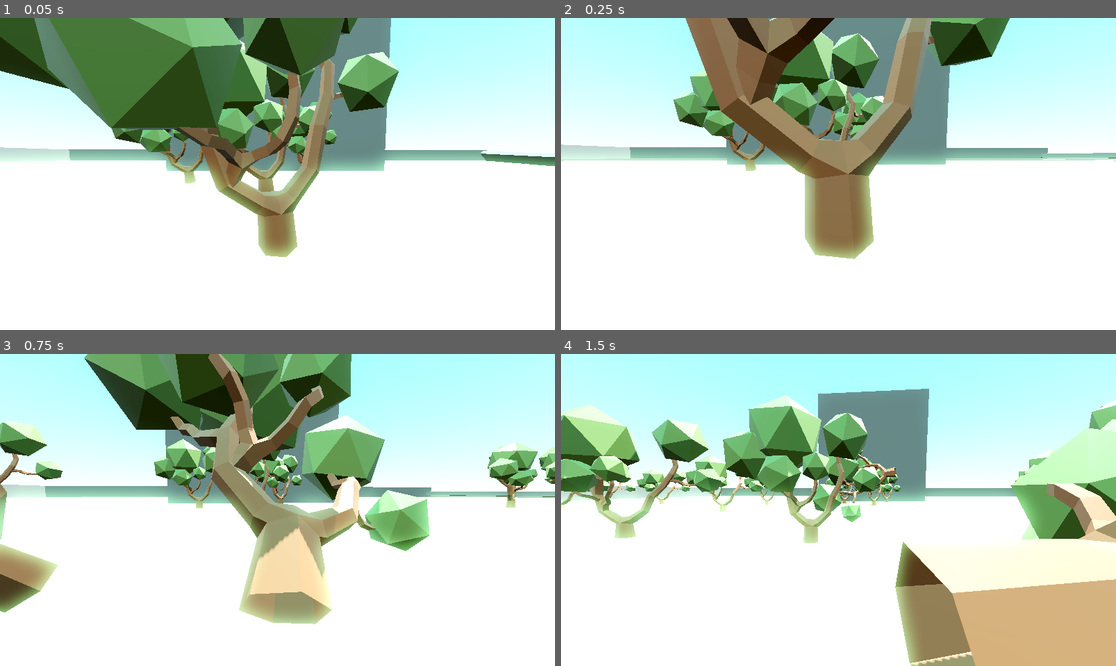
Above: before the commit, frames 1-4 (two rows, left to right).
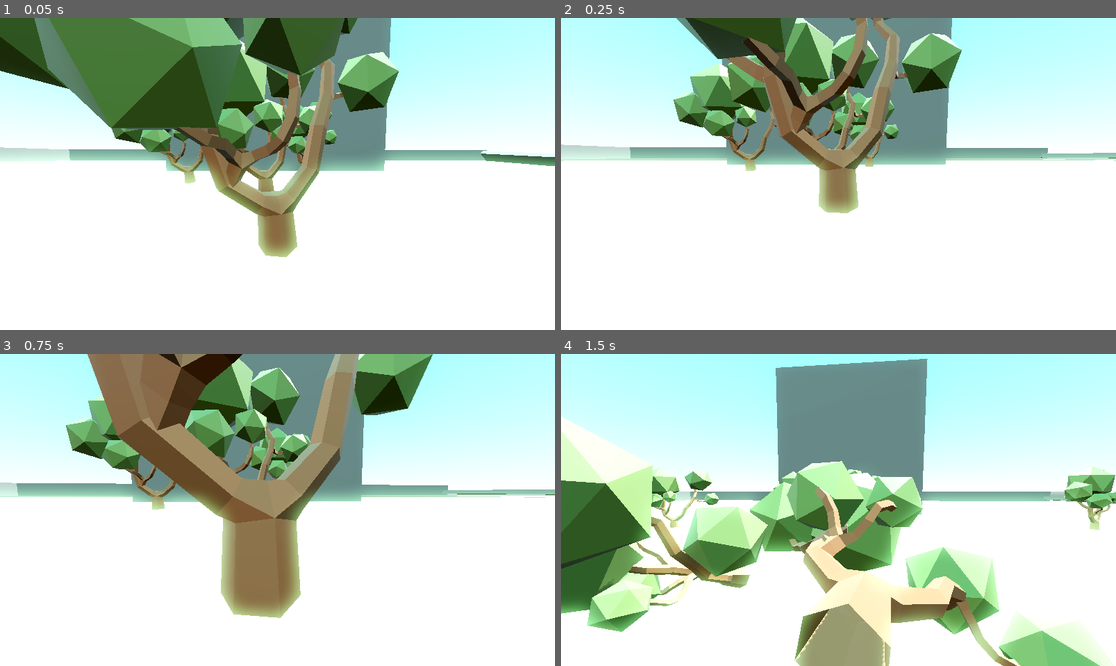
Above: after the commit, the same moments.

Repository: KrukDallan/Godot-test-game
Game: Godot game, scene res://node_3d.tscn
Same seed, same stepped clock (60 frames per second), same inputs: the game is played once before the commit and once after it.
Inputs (mouse positions are in pixels of both pictures, inside the frame that each line leads up to):
- Up to frame 1 (0.05 s): no input
- Up to frame 2 (0.25 s): no input
- Up to frame 3 (0.75 s): move the mouse to (305, 510) at 0.52 s; hold Up (ui_up) from 0.53 s (still down); hold E from 0.53 s (still down)
- Up to frame 4 (1.5 s): keep holding Up (ui_up); tap Space at 0.77 s; move the mouse to (810, 510) at 1.27 s; release E at 1.28 s; right-click (810, 510) at 1.35 s

Frame 1 is identical in both runs. In frame 2, 16% of the frame differs, in the area x 20-81%, y 0-78%; in frame 3, 37%; in frame 4, 57%, in the area x 0-100%, y 1-100%.

Commit message:
trees can get pulled by pressing E

Diff:
--- a/character/character.gd
+++ b/character/character.gd
@@ -86,7 +86,8 @@
 
 	for i in detector.get_overlapping_bodies():
 		if i.name.contains("Tree"):
-			i.get_pulled()
+			if Input.is_key_pressed(KEY_E):
+				i.get_pulled()
 
 
 
